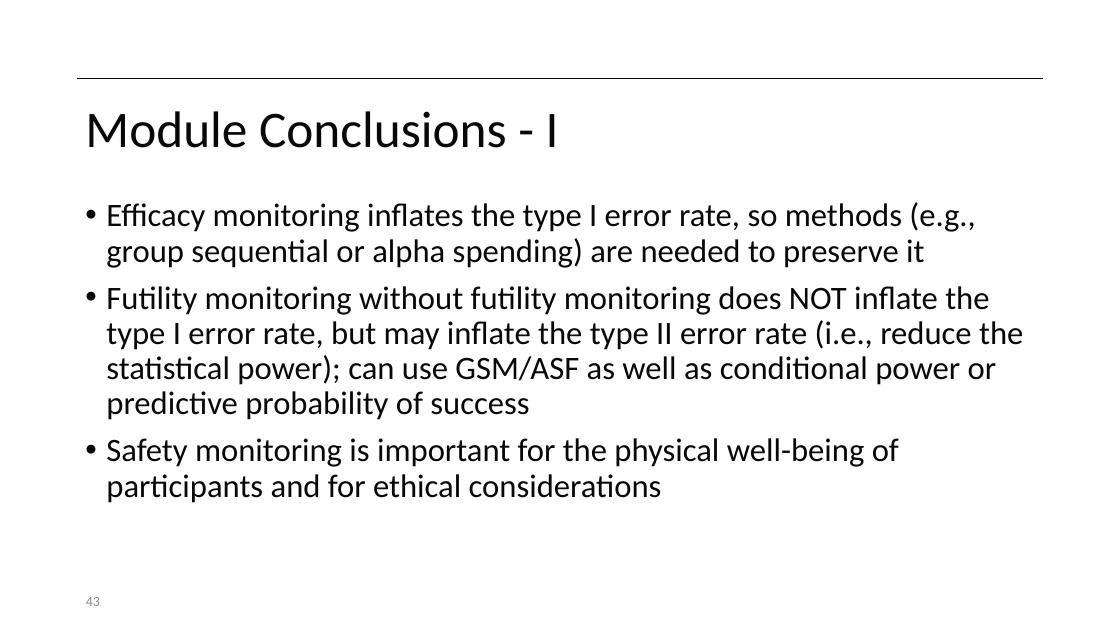
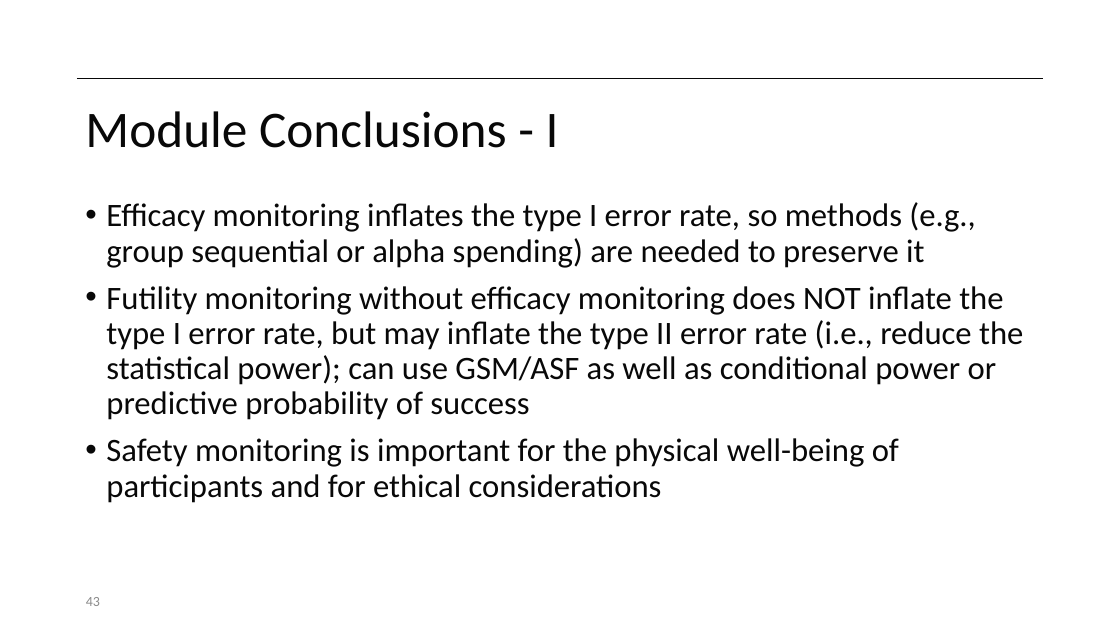
Before and after one commit to alexbiostats/adaptivetrials_sc, a slide deck: slide 43 of files/Slides/3_interim_monitoring.pptx. Drawn at 1120x630 pixels with LibreOffice and Linux fonts; fonts in the diff are those of the drawing; background and template pictures are left out. Boxes give left, top, right and bottom in pixels: in the first picture for what was removed or moved away, otherwise in the second. Text is boxed around its words. In the diff, an @@ line names an element or a change of style, - is before the commit and + after.

Commit message:
Correct 3_interim_mon typo

```diff
--- a/files/Slides/3_interim_monitoring.pptx
+++ b/files/Slides/3_interim_monitoring.pptx
@@ text at (106, 286, 1023, 420): text changed @@
-• Futility monitoring without futility monitoring does NOT inflate the type I error rate, but may inflate the type II error rate (i.e., reduce the statistical power); can use GSM/ASF as well as conditional power or predictive probability of success
+• Futility monitoring without efficacy monitoring does NOT inflate the type I error rate, but may inflate the type II error rate (i.e., reduce the statistical power); can use GSM/ASF as well as conditional power or predictive probability of success
```
